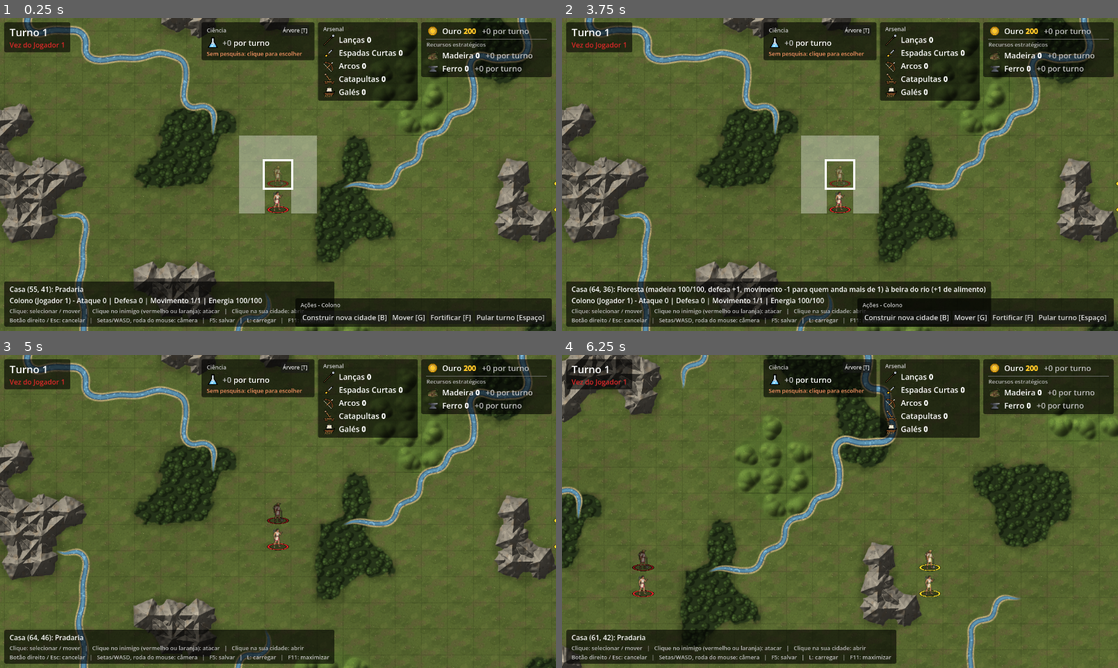
Above: before the commit, frames 1-4 (two rows, left to right).
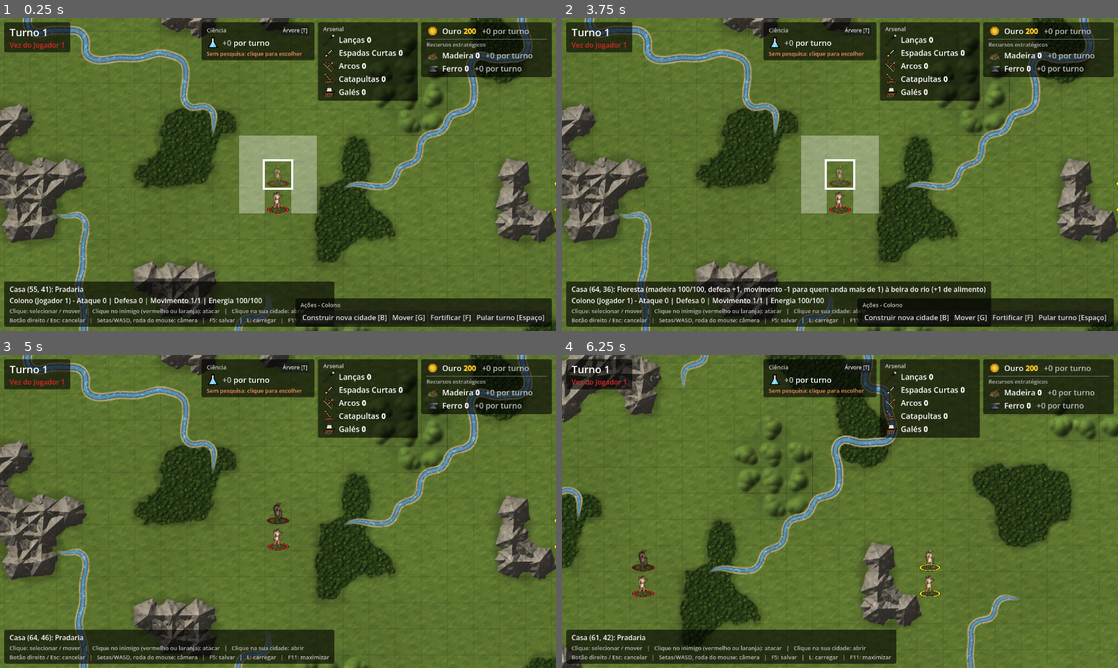
Above: after the commit, the same moments.

Repository: tscpereira/Geopolitik
Game: Godot game, scene res://scenes/main.tscn
Two runs of this game, one before a commit and one after it. Both use one fixed random seed, a clock stepped at 60 frames per second and the inputs below.
Inputs (mouse positions are in pixels of both pictures, inside the frame that each line leads up to):
- Up to frame 1 (0.25 s): no input
- Up to frame 2 (3.75 s): click "Árvore [T]" at 0.5 s; click "Construir nova cidade [B]" at 1.25 s; click "Mover [G]" at 2 s; click "Fortificar [F]" at 2.75 s; click "Fechar [Esc]" at 3.5 s
- Up to frame 3 (5 s): click "Pular turno [Espaço]" at 4.25 s
- Up to frame 4 (6.25 s): tap Enter at 5, 5.1 s; move the mouse to (962, 495) at 5.02 s; hold Right (ui_right) 5.03-5.75 s; click (962, 495) at 5.17 s; tap Space at 5.27 s; drag from (728, 527) to (812, 574) at 5.77 s

The runs differ from the first frame. In frame 1, 5.3% of the frame differs, in the area x 0-100%, y 0-100%; in frame 2, 5.3%; in frame 3, 6.0%; in frame 4, 6.5%.

Commit message:
Terrenos do Gemini (pradaria, cerrado, floresta, água; sem emenda, 160x160) e importador; pedido novo para colinas e montanhas sem relevo; gerador dos pedidos preserva o resultado.png salvo
Co-Authored-By: Claude Opus 5.5 <noreply@anthropic.com>

Diff:
--- a/scripts/map/game_map.gd
+++ b/scripts/map/game_map.gd
@@ -552,8 +552,11 @@
 	if image.is_compressed():
 		image.decompress()
 	image.convert(Image.FORMAT_RGBA8)
-	if image.get_size() != Vector2i(TILE_SIZE, TILE_SIZE):
-		push_warning("%s tem %s pixels; esperado %dx%d. A imagem foi redimensionada."
+	# O shader lê a textura por coordenada (uma repetição por casa): ela pode ter
+	# mais pixels que a casa (as do Gemini têm 160x160, mais nítidas no zoom),
+	# desde que seja quadrada.
+	if image.get_width() != image.get_height() or image.get_width() < TILE_SIZE:
+		push_warning("%s tem %s pixels; esperado um quadrado de pelo menos %dx%d. A imagem foi redimensionada."
 				% [path, image.get_size(), TILE_SIZE, TILE_SIZE])
 		image.resize(TILE_SIZE, TILE_SIZE, Image.INTERPOLATE_BILINEAR)
 	return image
--- a/scripts/map/terrain.gd
+++ b/scripts/map/terrain.gd
@@ -32,7 +32,8 @@
 	Type.MOUNTAINS: "Montanhas",
 }
 
-## Imagem de cada terreno (TILE_SIZE x TILE_SIZE pixels, ver GameMap).
+## Imagem de cada terreno: um quadrado de pelo menos TILE_SIZE pixels (as do
+## Gemini têm 160x160), que o shader repete uma vez por casa (ver GameMap).
 ## Se o arquivo não existir, o terreno é desenhado com a cor de COLORS.
 const TEXTURE_PATHS := {
 	Type.WATER: "res://assets/tiles/agua.png",
--- /dev/null
+++ b/tools/art/import_terrenos_gemini.gd
@@ -0,0 +1,117 @@
+extends SceneTree
+
+## Importa a folha de TERRENOS do Gemini (tools/art/gemini/pedidos/07_terrenos:
+## quadrados separados por faixas verdes). Rode na pasta do projeto:
+##   godot_console.cmd --headless --path . --script tools/art/import_terrenos_gemini.gd -- <folha.png> <nome1|-> <nome2|-> ...
+## Os quadrados são achados pelas faixas verdes (colunas e linhas só de
+## fundo) e lidos por linhas, da esquerda para a direita. Os nomes são os de
+## assets/tiles/ (pradaria, cerrado, floresta, colinas, montanhas, agua); "-"
+## pula. Ex. (26/10/2026: colinas e montanhas ficaram de fora, porque vieram
+## com relevo pintado e o shader do mapa já desenha o relevo):
+##   ... -- terrenos.png pradaria cerrado floresta - - agua
+## Cada quadrado perde uma margem (a borda misturada com o verde), vira um
+## quadrado, fica SEM EMENDA (mistura com uma cópia deslocada pela metade, que
+## assume perto das bordas) e é gravado com SIZE x SIZE (o shader lê por
+## coordenada: o tamanho não precisa ser o da casa). Guarda a folha em
+## tools/art/gemini/terrenos_folha.png e uma prévia de cada textura repetida
+## 3x3 em tools/art/gemini/terrenos_previa.png.
+
+const TILES := "res://assets/tiles/"
+const GEMINI := "res://tools/art/gemini/"
+const SIZE := 160
+## Margem cortada de cada lado do quadrado (pixels da folha).
+const INSET := 6
+## Largura da faixa de mistura nas bordas (fração da metade do quadrado).
+const BLEND := 0.45
+
+
+func _initialize() -> void:
+	var args := OS.get_cmdline_user_args()
+	if args.size() < 2:
+		print("uso: -- <folha.png> <nome1|-> <nome2|-> ...")
+		quit(1)
+		return
+	var sheet := Image.load_from_file(args[0])
+	sheet.convert(Image.FORMAT_RGBA8)
+	sheet.save_png(ProjectSettings.globalize_path(GEMINI + "terrenos_folha.png"))
+	var bg := sheet.get_pixel(1, 1)
+	var columns := _runs(sheet, bg, true)
+	var rows := _runs(sheet, bg, false)
+	print("colunas %s, linhas %s" % [columns, rows])
+	var names: Array = args.slice(1)
+	if columns.size() * rows.size() != names.size():
+		print("ERRO: %d quadrados para %d nomes" % [columns.size() * rows.size(), names.size()])
+		quit(1)
+		return
+	var previews: Array[Image] = []
+	var i := 0
+	for row: Vector2i in rows:
+		for column: Vector2i in columns:
+			var name: String = names[i]
+			i += 1
+			if name == "-":
+				continue
+			var cell := Rect2i(column.x + INSET, row.x + INSET, column.y - column.x - INSET * 2, row.y - row.x - INSET * 2)
+			var side := mini(cell.size.x, cell.size.y)
+			cell = Rect2i(cell.position + (cell.size - Vector2i(side, side)) / 2, Vector2i(side, side))
+			var tile := _seamless(sheet.get_region(cell))
+			tile.resize(SIZE, SIZE, Image.INTERPOLATE_LANCZOS)
+			tile.save_png(ProjectSettings.globalize_path(TILES + name + ".png"))
+			previews.append(tile)
+			print("ok: %s (%s -> %dx%d)" % [name, cell, SIZE, SIZE])
+	_preview(previews)
+	quit()
+
+
+## Faixas de colunas (ou linhas) que têm algum pixel que não é o fundo:
+## [Vector2i(início, fim)], ignorando faixas finas (sujeira).
+func _runs(img: Image, bg: Color, vertical: bool) -> Array[Vector2i]:
+	var length := img.get_width() if vertical else img.get_height()
+	var across := img.get_height() if vertical else img.get_width()
+	var runs: Array[Vector2i] = []
+	var start := -1
+	for a in length + 1:
+		var used := false
+		if a < length:
+			var count := 0
+			for b in range(0, across, 2):
+				var p := img.get_pixel(a, b) if vertical else img.get_pixel(b, a)
+				if absf(p.r - bg.r) + absf(p.g - bg.g) + absf(p.b - bg.b) > 0.25:
+					count += 1
+			used = count > across / 8 # mais de 1/4 da linha (amostrada de 2 em 2) não é fundo
+		if used and start < 0:
+			start = a
+		elif not used and start >= 0:
+			if a - start > length / 10:
+				runs.append(Vector2i(start, a))
+			start = -1
+	return runs
+
+
+## Sem emenda: o meio fica o original; perto das bordas entra a cópia
+## deslocada pela metade (cujas bordas vêm do meio do original, então ela
+## continua sozinha de um lado para o outro).
+func _seamless(img: Image) -> Image:
+	var w := img.get_width()
+	var h := img.get_height()
+	var out := Image.create(w, h, false, Image.FORMAT_RGBA8)
+	for y in h:
+		for x in w:
+			var dx := absf(x - (w - 1) / 2.0) / (w / 2.0)
+			var dy := absf(y - (h - 1) / 2.0) / (h / 2.0)
+			var keep := 1.0 - smoothstep(1.0 - BLEND, 1.0, maxf(dx, dy))
+			var shifted := img.get_pixel((x + w / 2) % w, (y + h / 2) % h)
+			var p := img.get_pixel(x, y).lerp(shifted, 1.0 - keep)
+			p.a = 1.0
+			out.set_pixel(x, y, p)
+	return out
+
+
+func _preview(tiles: Array[Image]) -> void:
+	var sheet := Image.create(SIZE * 3 * tiles.size() + 10 * (tiles.size() - 1), SIZE * 3, false, Image.FORMAT_RGBA8)
+	sheet.fill(Color8(46, 50, 56))
+	for t in tiles.size():
+		for y in 3:
+			for x in 3:
+				sheet.blit_rect(tiles[t], Rect2i(0, 0, SIZE, SIZE), Vector2i(t * (SIZE * 3 + 10) + x * SIZE, y * SIZE))
+	sheet.save_png(ProjectSettings.globalize_path(GEMINI + "terrenos_previa.png"))
--- a/tools/art/pedidos_gemini.gd
+++ b/tools/art/pedidos_gemini.gd
@@ -52,7 +52,9 @@
 
 
 func _run() -> void:
-	# Apaga os pedidos antigos (um por desenho)
+	# Guarda o que o usuário salvou nas pastas (ex.: resultado.png), pelo nome do
+	# tema (o número pode mudar), e apaga os pedidos antigos
+	var kept := _keep_user_files()
 	var dir := DirAccess.open(ProjectSettings.globalize_path("res://tools/art/gemini/"))
 	if dir and dir.dir_exists("pedidos"):
 		_remove_tree(ProjectSettings.globalize_path(OUT))
@@ -62,6 +64,11 @@
 		n += 1
 		var folder := "%s%02d_%s/" % [OUT, n, theme["name"]]
 		DirAccess.make_dir_recursive_absolute(ProjectSettings.globalize_path(folder))
+		for file_name: String in kept.get(theme["name"], {}):
+			var saved := FileAccess.open(ProjectSettings.globalize_path(folder + file_name), FileAccess.WRITE)
+			saved.store_buffer(kept[theme["name"]][file_name])
+			saved.close()
+			print("  mantido %s/%s" % [theme["name"], file_name])
 		var file := FileAccess.open(ProjectSettings.globalize_path(folder + "prompt.txt"), FileAccess.WRITE)
 		file.store_string(_prompt(theme) + "\n")
 		file.close()
@@ -149,6 +156,19 @@
 			["colinas", t + "colinas", "Green rolling hills from above: soft grassy mounds with gentle light and shade."],
 			["montanhas", t + "montanhas", "Rocky grey mountains from above: sharp rock ridges and scree, no snow."],
 			["agua", t + "agua", "Sea from above: deep dark teal water with small painted wave crests (dark teal is fine here, clearly different from royal blue)."],
+		]},
+		# Colinas e montanhas: o shader do mapa já desenha o relevo (morros e picos
+		# com luz e sombra); a imagem é só a superfície do material, sem relevo.
+		# A folha de 07_terrenos veio com relevo pintado e não serviu (26/10/2026).
+		{"name": "terrenos_relevo", "what": "2 square surface textures for hills and mountains", "columns": 2, "cell": 170, "tile": true,
+		"camera": """THESE ARE FLAT SURFACE TEXTURES, not landscapes:
+- The game already draws the hills and the mountain peaks with their own light and shadow. These images are ONLY the surface material that goes on top: seen straight from above, like a photo of the ground taken from a drone pointing straight down, completely FLAT lighting.
+- NO peaks, NO ridges, NO mounds, NO slopes, NO cast shadows, NO perspective, no horizon. Just an even, uniform surface pattern filling the whole square edge to edge.
+- Each one SEAMLESS: it must tile perfectly when repeated side by side and top to bottom.""",
+		"extra": "The squares are separated by thin flat green (#00B140) gutters.",
+		"items": [
+			["colinas", t + "colinas", "Hill grass: short green-olive grass with small tufts, a few small grey stones and patches of bare earth; slightly drier and stonier than a meadow."],
+			["montanhas", t + "montanhas", "Mountain rock: grey and warm-grey stone surface with cracks, small loose pebbles and a few patches of lichen; even, no peaks."],
 		]},
 		{"name": "melhorias", "what": "7 terrain improvements for map tiles and 1 resource icon", "columns": 4, "cell": 150,
 		"camera": """CAMERA:
@@ -333,9 +353,13 @@
   04_cidades_cidade     cidade: as mesmas 4 versões
   05_cidades_metropole  metrópole: as mesmas 4 (o palácio é a acrópole)
   06_ruinas             8 ruínas (4x2: sem muralha / com muralha)
-  07_terrenos           6 texturas (3x2)
-  08_melhorias          7 melhorias + o ícone do ferro (4x2)
-  09_tecnologias        16 ilustrações (4x4, opcional)
+  07_terrenos           6 texturas (3x2); FEITO: pradaria, cerrado,
+                        floresta e água (colinas e montanhas vieram com
+                        relevo pintado e não serviram)
+  08_terrenos_relevo    colinas e montanhas: só a superfície, SEM relevo
+                        (o mapa já desenha morros e picos)
+  09_melhorias          7 melhorias + o ícone do ferro (4x2)
+  10_tecnologias        16 ilustrações (4x4, opcional)
   (As 14 cidades numa folha só o Gemini não conseguiu: copiou a
   referência. Por isso uma classe por pedido.)
 
@@ -399,6 +423,25 @@
 	return tiled
 
 
+## Arquivos das pastas de pedido que não são gerados aqui (o resultado.png que
+## o usuário salvou): {tema: {arquivo: bytes}}.
+func _keep_user_files() -> Dictionary:
+	var kept := {}
+	var root_dir := DirAccess.open(ProjectSettings.globalize_path(OUT))
+	if root_dir == null:
+		return kept
+	for folder in root_dir.get_directories():
+		var theme := folder.substr(folder.find("_") + 1)
+		var path := ProjectSettings.globalize_path(OUT).path_join(folder)
+		for file_name in DirAccess.get_files_at(path):
+			if file_name in ["prompt.txt", "referencia.png"]:
+				continue
+			if not kept.has(theme):
+				kept[theme] = {}
+			kept[theme][file_name] = FileAccess.get_file_as_bytes(path.path_join(file_name))
+	return kept
+
+
 func _remove_tree(path: String) -> void:
 	var dir := DirAccess.open(path)
 	if dir == null:
Binary file changed: assets/tiles/agua.png
Binary file changed: assets/tiles/cerrado.png
Binary file changed: assets/tiles/floresta.png
Binary file changed: assets/tiles/pradaria.png
Not shown, changed: documentação.txt
Not shown, changed: tools/art/PROMPTS-GEMINI.txt
Binary file changed: tools/art/gemini/pedidos/03_cidades_vila/referencia.png
Binary file changed: tools/art/gemini/pedidos/04_cidades_cidade/referencia.png
Binary file changed: tools/art/gemini/pedidos/06_ruinas/referencia.png
Binary file changed: tools/art/gemini/pedidos/07_terrenos/referencia.png
Not shown, added: tools/art/gemini/pedidos/08_terrenos_relevo/prompt.txt
Binary file added: tools/art/gemini/pedidos/08_terrenos_relevo/referencia.png
(and 7 more such lines)
